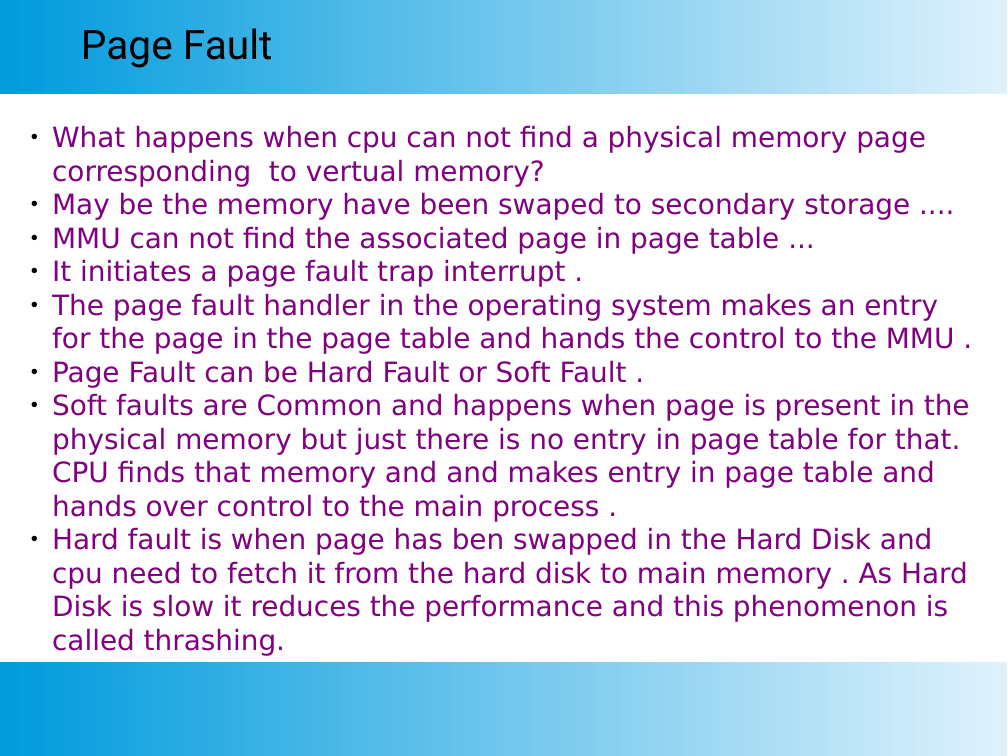
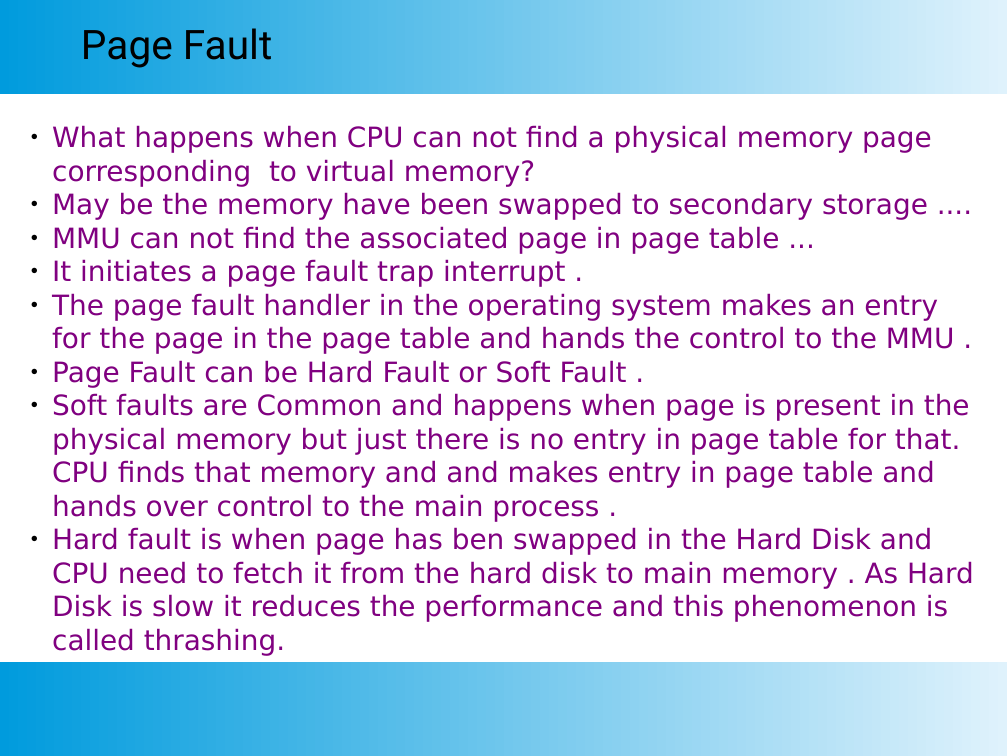
Before and after one commit to SubhajitCode/Seminar, a slide deck: slide 16 of Seminar 02/Seminar 2.pptx. Drawn at 1008x756 pixels with LibreOffice and Linux fonts; fonts in the diff are those of the drawing. Boxes give left, top, right and bottom in pixels: in the first picture for what was removed or moved away, otherwise in the second. Text is boxed around its words. In the diff, an @@ line names an element or a change of style, - is before the commit and + after.

```diff
--- a/Seminar 02/Seminar 2.pptx
+++ b/Seminar 02/Seminar 2.pptx
@@ text at (52, 125, 932, 220): text changed @@
-● What happens when cpu can not find a physical memory page corresponding to vertual memory?
-● May be the memory have been swaped to secondary storage ....
+● What happens when CPU can not find a physical memory page corresponding to virtual memory?
+● May be the memory have been swapped to secondary storage ....
@@ text at (52, 527, 974, 655): text changed @@
-● Hard fault is when page has ben swapped in the Hard Disk and cpu need to fetch it from the hard disk to main memory . As Hard Disk is slow it reduces the performance and this phenomenon is called thrashing.
+● Hard fault is when page has ben swapped in the Hard Disk and CPU need to fetch it from the hard disk to main memory . As Hard Disk is slow it reduces the performance and this phenomenon is called thrashing.
```
Also in this commit, not shown: 25 other slides changed, 1 slide added, 8 other files.
